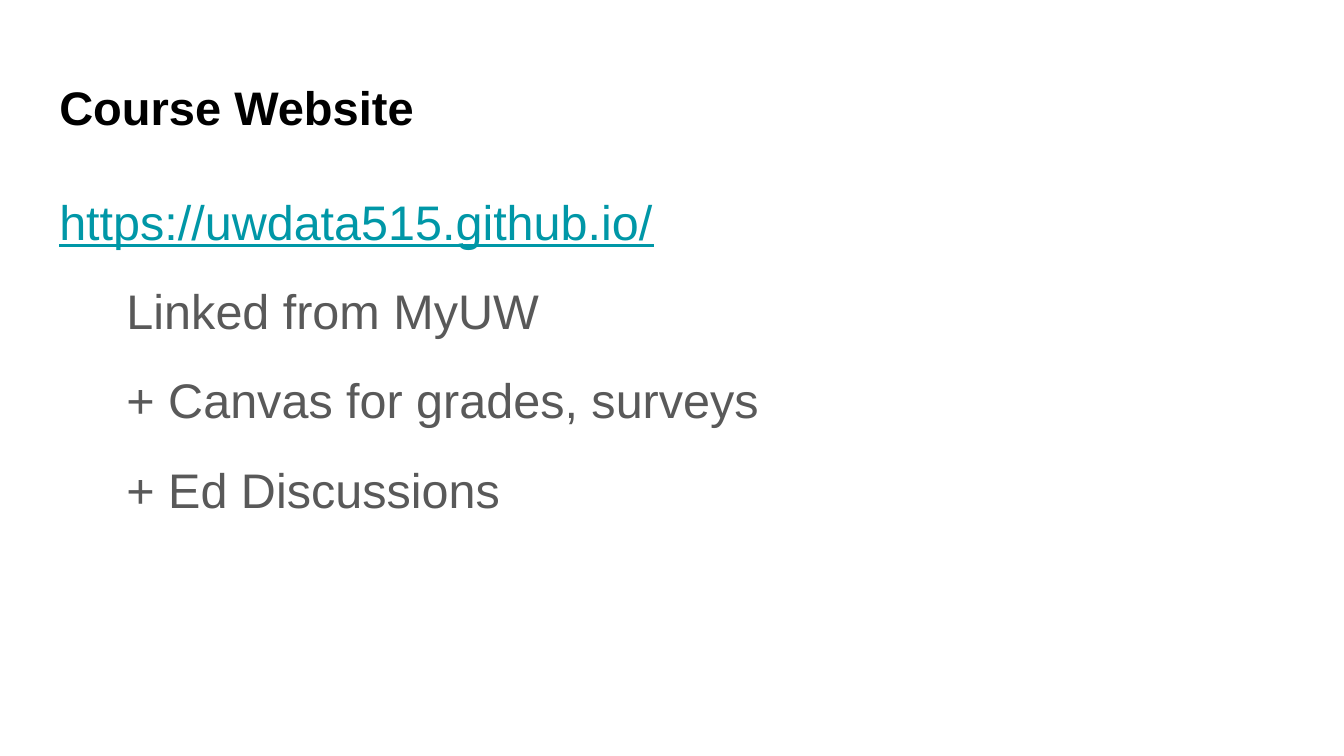
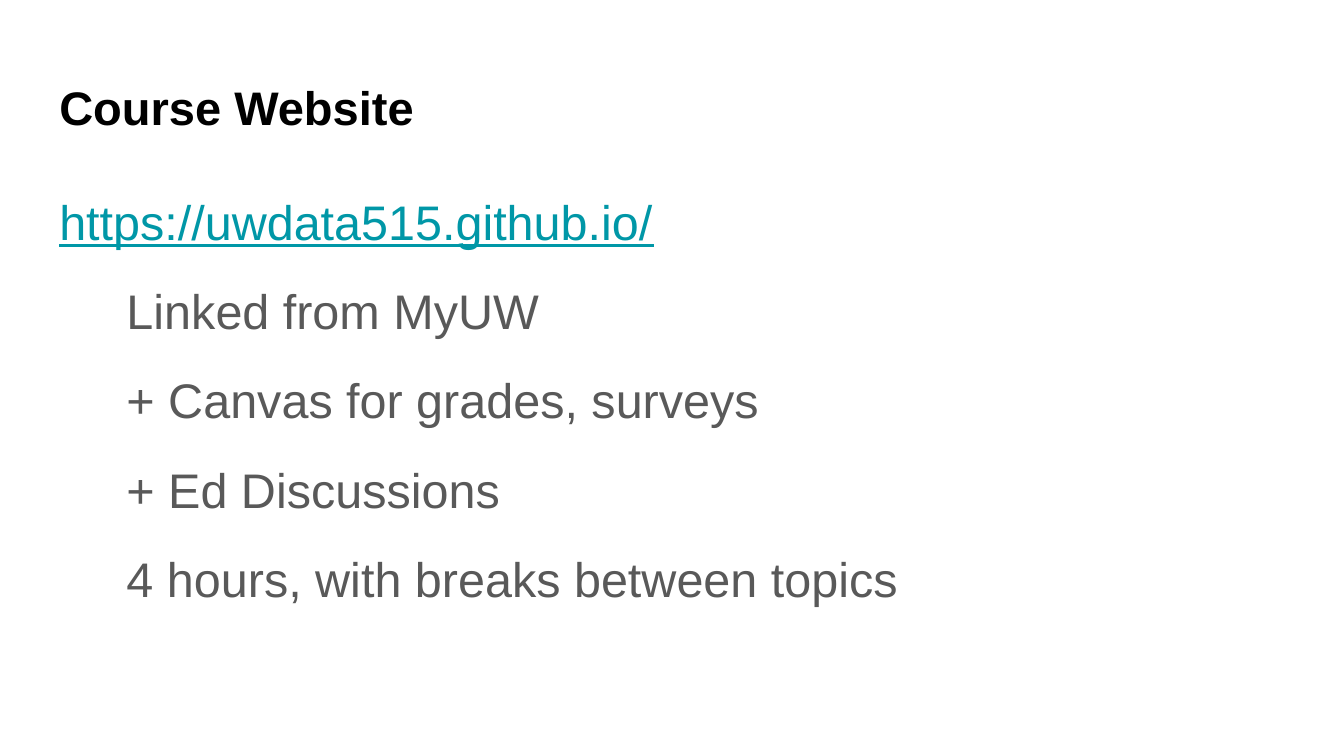
Before and after one commit to UWDATA515/lecture-materials, a slide deck: slide 6 of 01/DATA515_01_Introduction.pptx. Drawn at 1344x756 pixels with LibreOffice and Linux fonts; fonts in the diff are those of the drawing; background and template pictures are left out. Boxes give left, top, right and bottom in pixels: in the first picture for what was removed or moved away, otherwise in the second. Text is boxed around its words. In the diff, an @@ line names an element or a change of style, - is before the commit and + after.

```diff
--- a/01/DATA515_01_Introduction.pptx
+++ b/01/DATA515_01_Introduction.pptx
@@ text at [126, 562, 898, 606]: paragraph added @@
+4 hours, with breaks between topics
```
Also in this commit, not shown: 4 other slides changed, 1 slide added, 6 slides removed, 2 other files.
